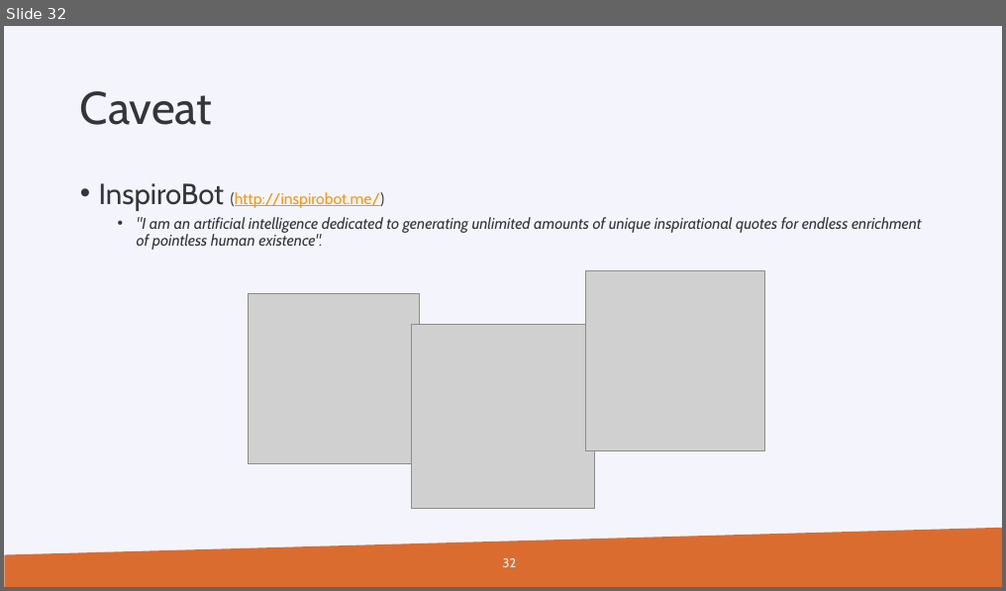
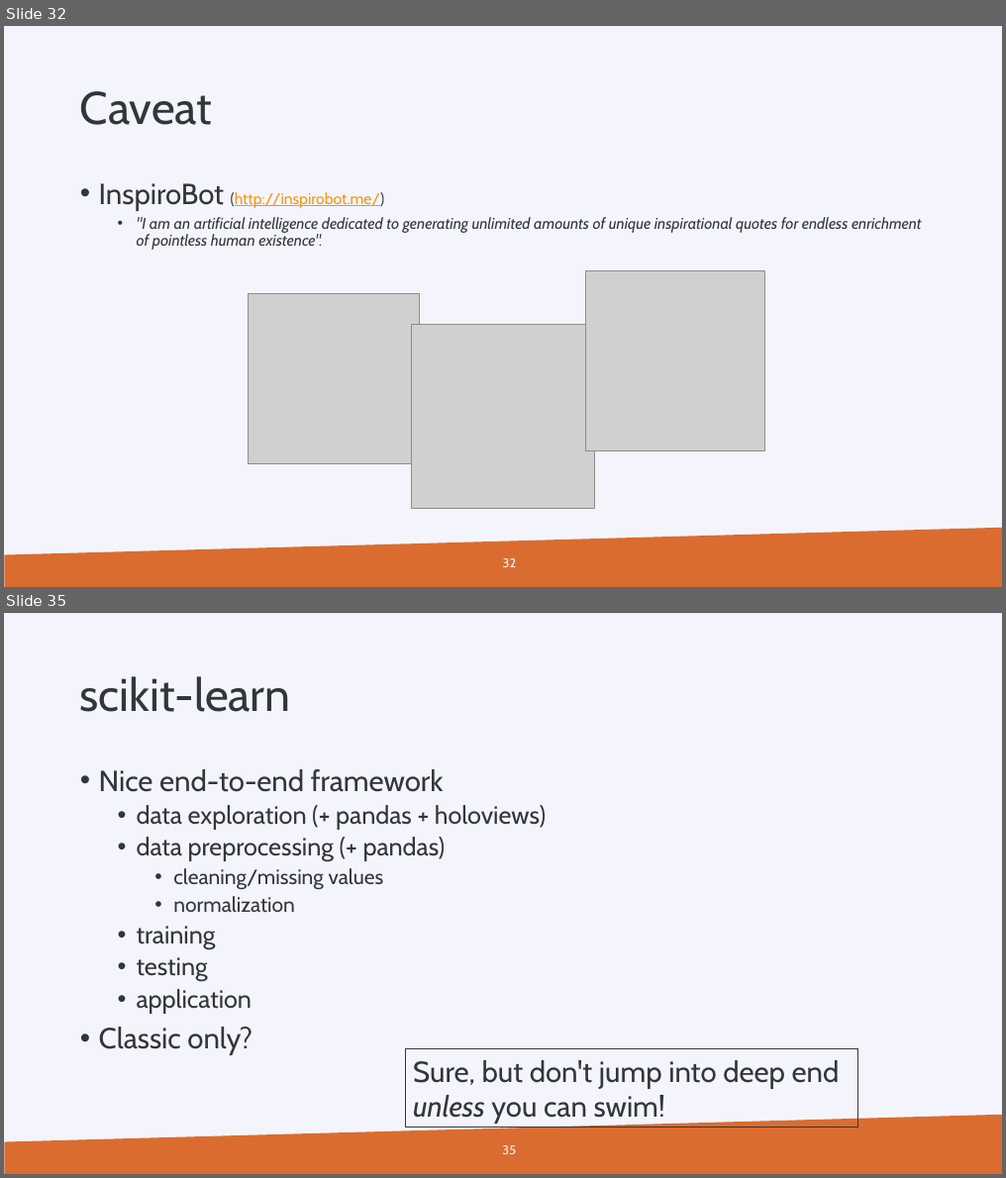
Before and after one commit to gjbex/Machine-learning-with-Python, a slide deck: python_for_machine_learning.pptx. Shown one above the other, each under a label of ours: slide 32 before the commit, slides 32 and 35 after it; the slides between them are not shown. The pictures are 1006x591 and 1006x1178 pixels, drawn with LibreOffice and Linux fonts; fonts in the diff are those of the drawing; grey boxes stand for pictures; background and template pictures are left out. Boxes give left, top, right and bottom in pixels: in the first picture for what was removed or moved away, otherwise in the second. Text is boxed around its words. In the diff, an @@ line names an element or a change of style, - is before the commit and + after.

Commit message:
Add scikit-learn slides

```diff
--- a/python_for_machine_learning.pptx
+++ b/python_for_machine_learning.pptx
@@ slide 35 added at box(4, 613, 1002, 1174), background #F4F5FC; not listed: 1 template element that a slide beside it also shows @@
@@ title added at box(80, 676, 291, 712), 44 pt, text #333639 @@
+scikit-learn
@@ text added at box(99, 769, 546, 1056), 24 pt, text #333639 @@
+• Nice end-to-end framework
+  • data exploration (+ pandas + holoviews)
+  • data preprocessing (+ pandas)
+    • cleaning/missing values
+    • normalization
+  • training
+  • testing
+  • application
+• Classic only?
@@ rectangle added at box(406, 1050, 859, 1128), outline #333639 0.75 pt, 28 pt, text #333639 @@
+Sure, but don't jump into deep end
+unless you can swim!
@@ page number added at box(502, 1146, 516, 1155), 12 pt, text #F4F5FC @@
+35
```
Also in this commit, not shown: 31 other slides added.
